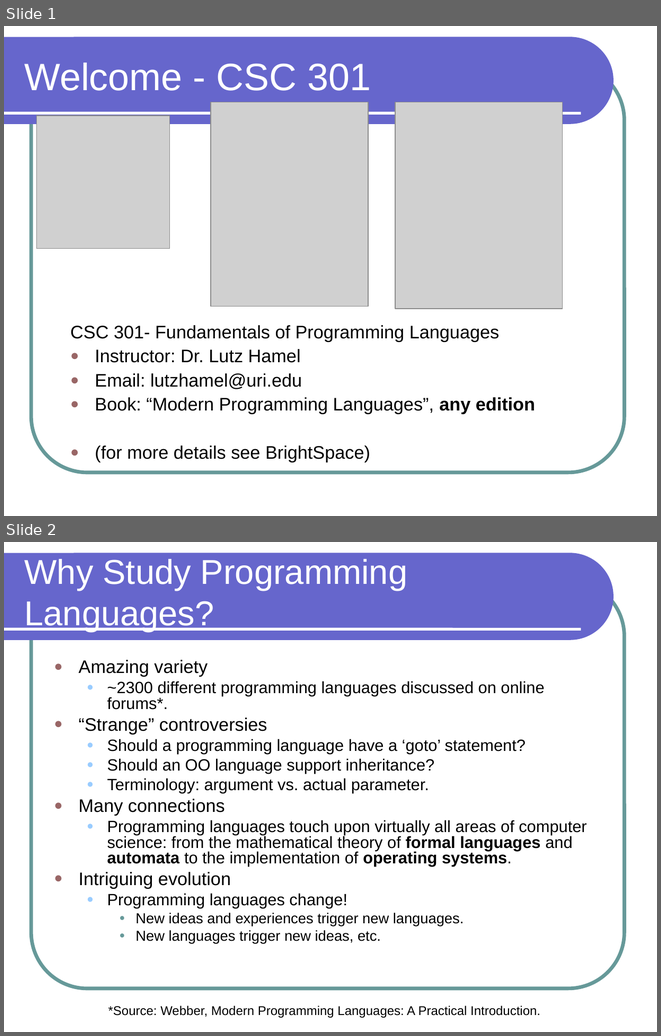
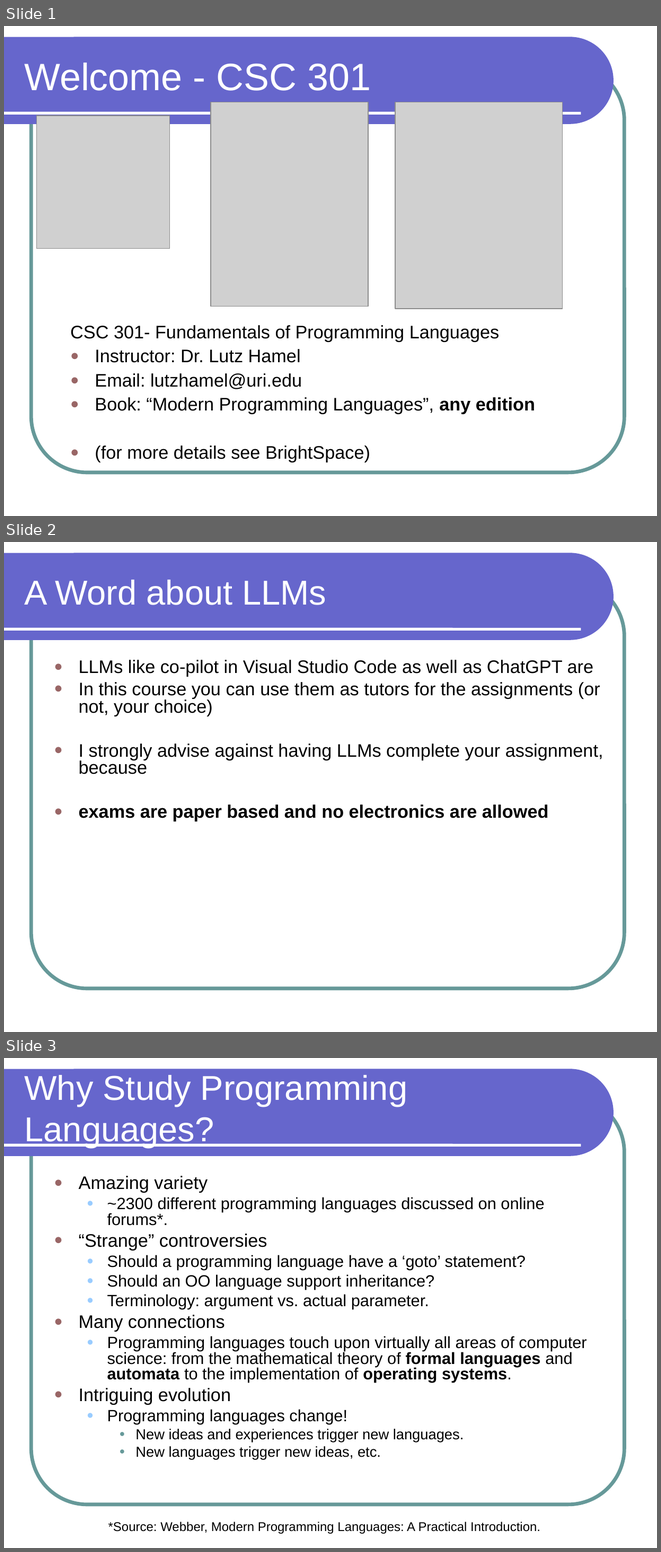
Before and after one commit to lutzhamel/CSC301, a slide deck: notes/csc301-ln001.ppt. Shown one above the other, each under a label of ours: slides 1 and 2 before the commit, slides 1, 2 and 3 after it. The pictures are 661x1036 and 661x1552 pixels, drawn with LibreOffice and Linux fonts; fonts in the diff are those of the drawing; grey boxes stand for pictures. Boxes give left, top, right and bottom in pixels: in the first picture for what was removed or moved away, otherwise in the second. Text is boxed around its words. In the diff, an @@ line names an element or a change of style, - is before the commit and + after.

```diff
--- a/notes/csc301-ln001.ppt
+++ b/notes/csc301-ln001.ppt
@@ slide 2 added at (4, 542, 657, 1032), background #FFFFFF; not listed: 3 template elements that a slide beside it also shows @@
@@ title added at (25, 580, 326, 605), 38 pt, text #FFFFFF @@
+A Word about LLMs
@@ text added at (79, 660, 603, 821), 20 pt, text #000000 @@
+● LLMs like co-pilot in Visual Studio Code as well as ChatGPT are
+● In this course you can use them as tutors for the assignments (or not, your choice)
+● I strongly advise against having LLMs complete your assignment, because
+● exams are paper based and no electronics are allowed
@@ what was slide 2 is now slide 3 @@
```
Also in this commit, not shown: 1 other file.
